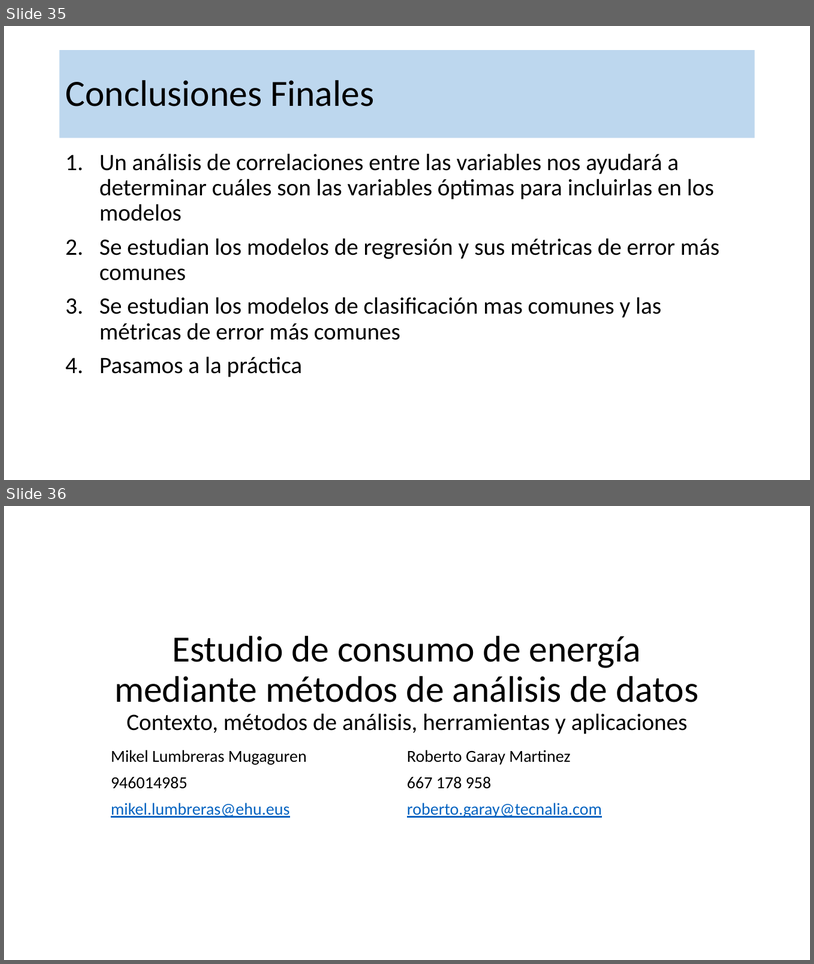
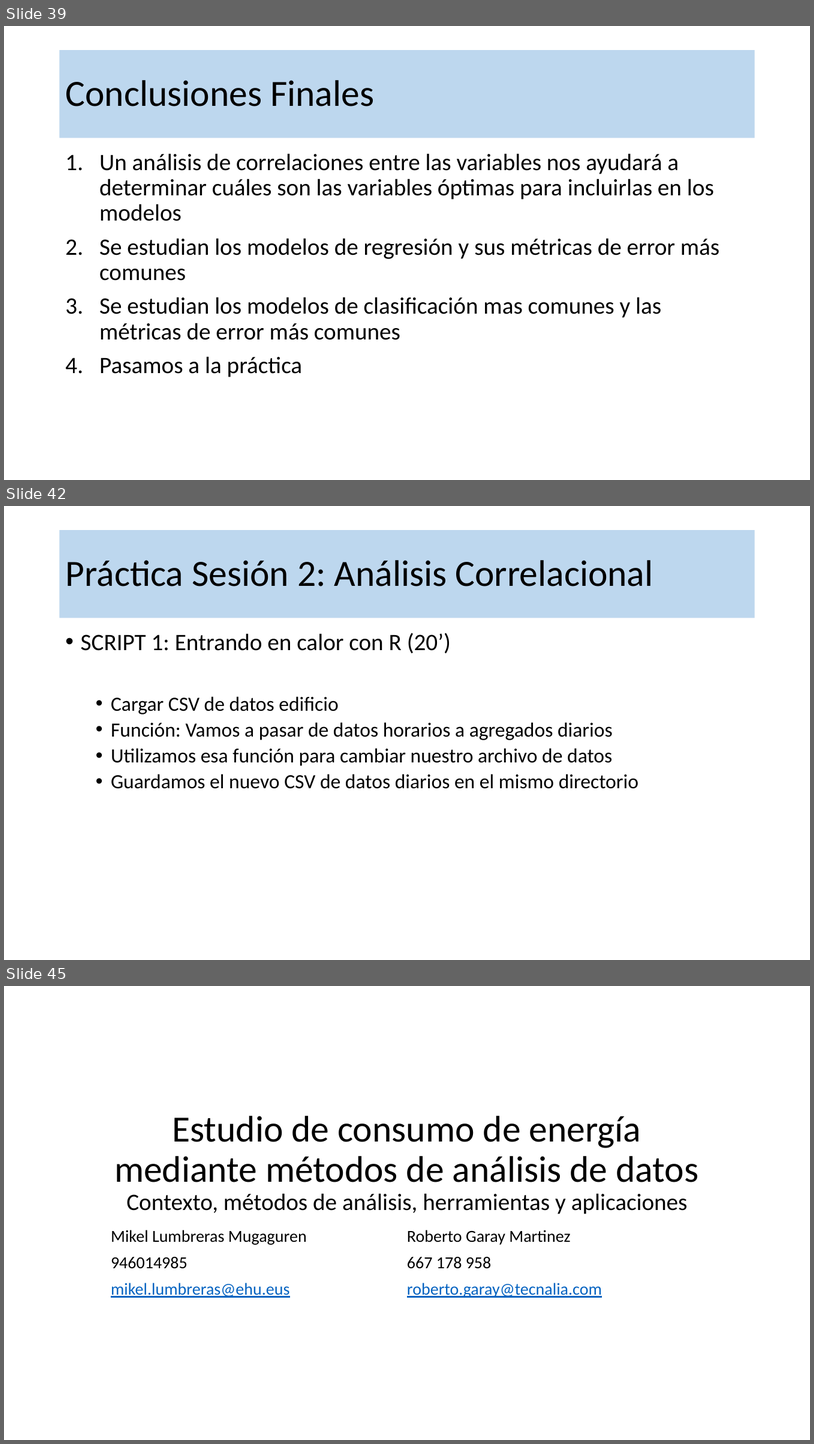
Before and after one commit to robgaray/EESIA_Consumo_Analisis_Datos_2021, a slide deck: 1_Presentaciones/Sesion_2_Teoría.pptx. Shown one above the other, each under a label of ours: slides 35 and 36 before the commit, slides 39, 42 and 45 after it; the slides between them are not shown. The pictures are 814x964 and 814x1444 pixels, drawn with LibreOffice and Linux fonts; fonts in the diff are those of the drawing; background and template pictures are left out. Boxes give left, top, right and bottom in pixels: in the first picture for what was removed or moved away, otherwise in the second. Text is boxed around its words. In the diff, an @@ line names an element or a change of style, - is before the commit and + after.

```diff
--- a/1_Presentaciones/Sesion_2_Teoría.pptx
+++ b/1_Presentaciones/Sesion_2_Teoría.pptx
@@ slide 42 added at (x1=4, y1=506, x2=810, y2=960), background #FFFFFF @@
@@ title added at (x1=60, y1=530, x2=755, y2=618), fill #BDD7EE, 44 pt, text #000000 @@
+Práctica Sesión 2: Análisis Correlacional
@@ text added at (x1=81, y1=633, x2=639, y2=789), 24 pt, text #000000 @@
+• SCRIPT 1: Entrando en calor con R (20’)
+  • Cargar CSV de datos edificio
+  • Función: Vamos a pasar de datos horarios a agregados diarios
+  • Utilizamos esa función para cambiar nuestro archivo de datos
+  • Guardamos el nuevo CSV de datos diarios en el mismo directorio
@@ what was slide 35 is now slide 39 @@
@@ what was slide 36 is now slide 45 @@
```
Also in this commit, not shown: 4 slides changed, 8 other slides added, 1 other file.
